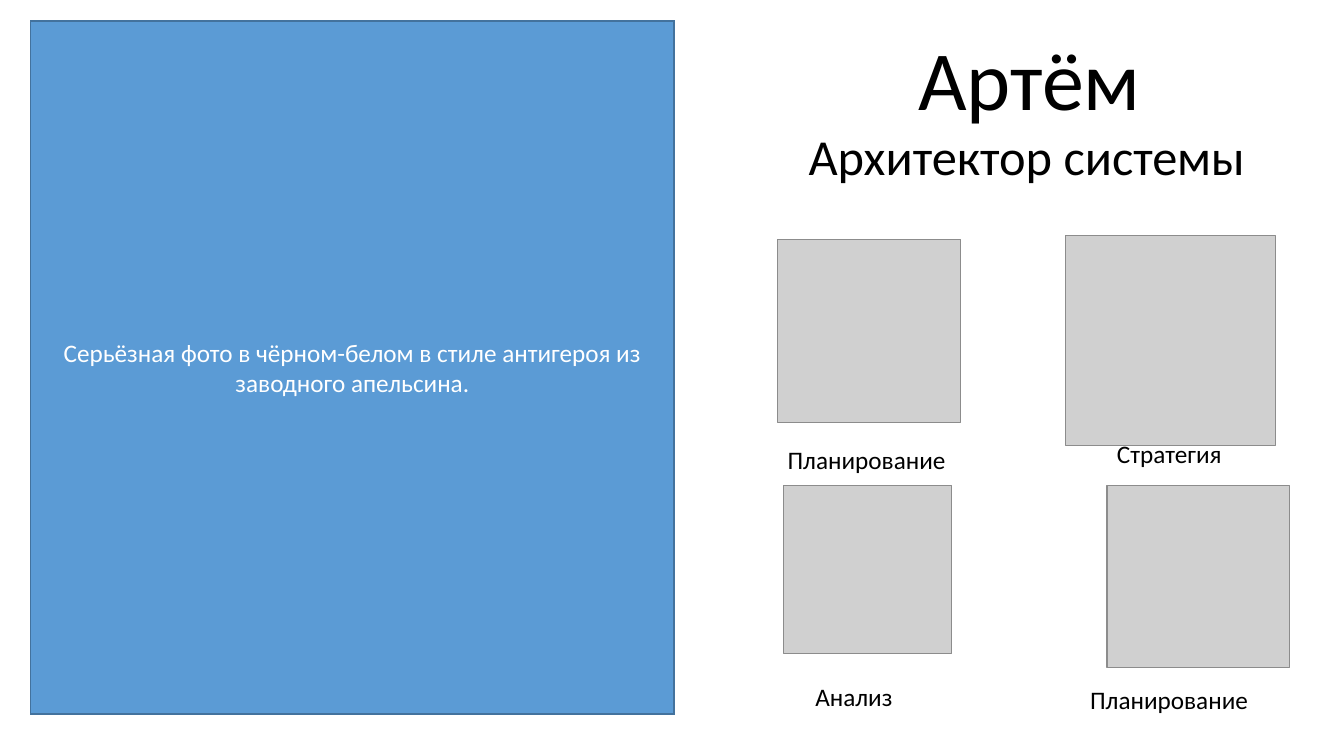
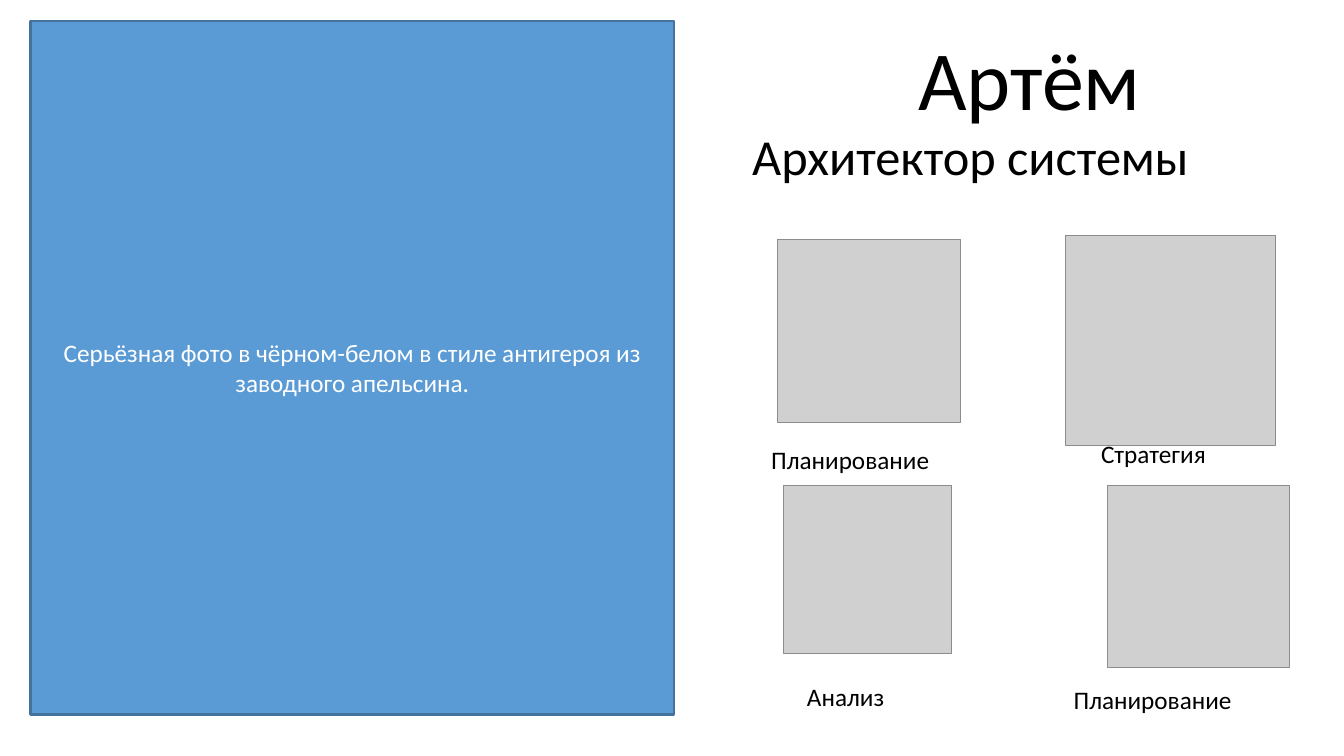
Before and after one commit to FeoFany/Garmony-of-Chaos, a slide deck: slide 3 of Docs/1. Презитанция.pptx. Drawn at 1344x756 pixels with LibreOffice and Linux fonts; fonts in the diff are those of the drawing; grey boxes stand for pictures. Boxes give left, top, right and bottom in pixels: in the first picture for what was removed or moved away, otherwise in the second. Text is boxed around its words. In the diff, an @@ line names an element or a change of style, - is before the commit and + after.

```diff
--- a/Docs/1. Презитанция.pptx
+++ b/Docs/1. Презитанция.pptx
@@ text "Архитектор системы": place and size @@
-text "Архитектор системы" at (809, 142, 1245, 183)
+text "Архитектор системы" at (752, 142, 1188, 183)
@@ text "Планирование": place and size @@
-text "Планирование" at (788, 452, 946, 473)
+text "Планирование" at (771, 452, 929, 473)
@@ text "Стратегия": place and size @@
-text "Стратегия" at (1117, 442, 1222, 467)
+text "Стратегия" at (1101, 442, 1206, 467)
@@ text "Анализ": place and size @@
-text "Анализ" at (815, 689, 892, 706)
+text "Анализ" at (807, 689, 884, 707)
@@ text "Планирование": place and size @@
-text "Планирование" at (1090, 692, 1248, 713)
+text "Планирование" at (1074, 692, 1232, 713)
```
Also in this commit, not shown: 4 other slides changed, 7 slides added, 7 slides removed.
